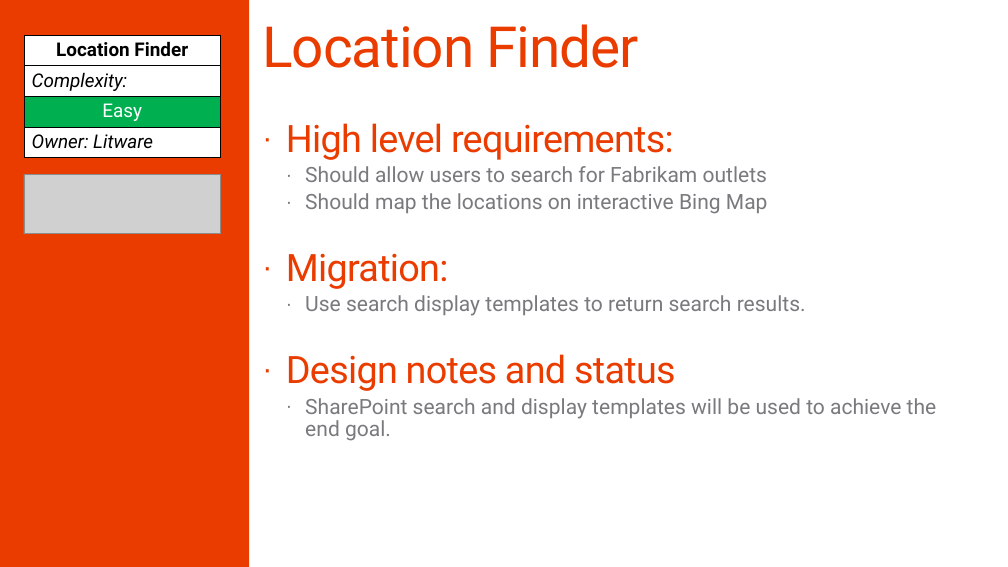
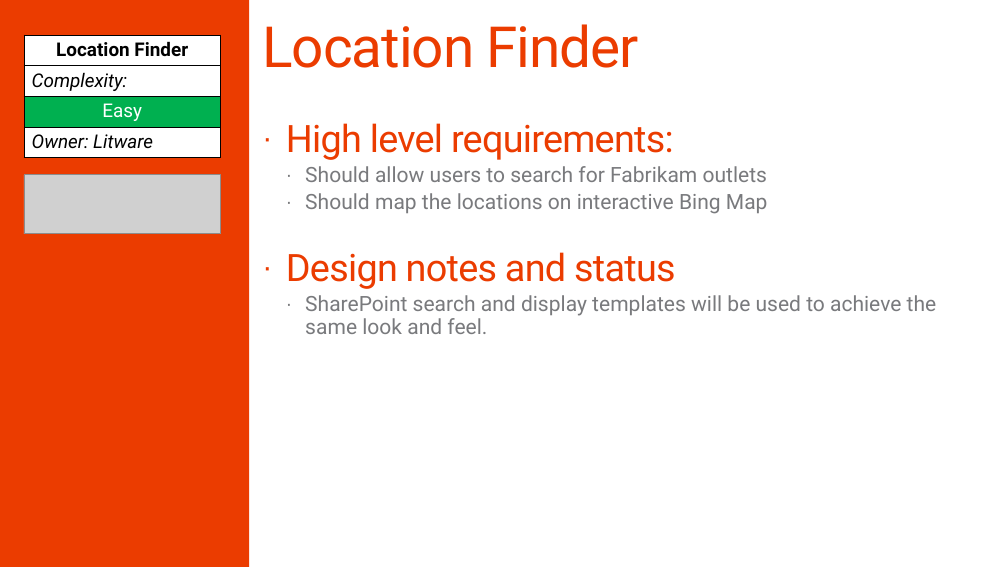
Before and after one commit to SharePoint/PnP-Guidance, a slide deck: slide 19 of PnP Transformation Process/Samples/PnP Transformation - Solution Design Report - Contoso.pptx. Drawn at 1008x567 pixels with LibreOffice and Linux fonts; fonts in the diff are those of the drawing; grey boxes stand for pictures; background and template pictures are left out. Boxes give left, top, right and bottom in pixels: in the first picture for what was removed or moved away, otherwise in the second. Text is boxed around its words. In the diff, an @@ line names an element or a change of style, - is before the commit and + after.

```diff
--- a/PnP Transformation Process/Samples/PnP Transformation - Solution Design Report - Contoso.pptx
+++ b/PnP Transformation Process/Samples/PnP Transformation - Solution Design Report - Contoso.pptx
@@ text at <box>286,253,806,316</box>: paragraphs removed @@
-· Migration:
-  · Use search display templates to return search results.
@@ text at <box>305,295,937,334</box>: text changed @@
-  · SharePoint search and display templates will be used to achieve the end goal.
+  · SharePoint search and display templates will be used to achieve the same look and feel.
```
Also in this commit, not shown: 7 other slides changed, 3 other files.
